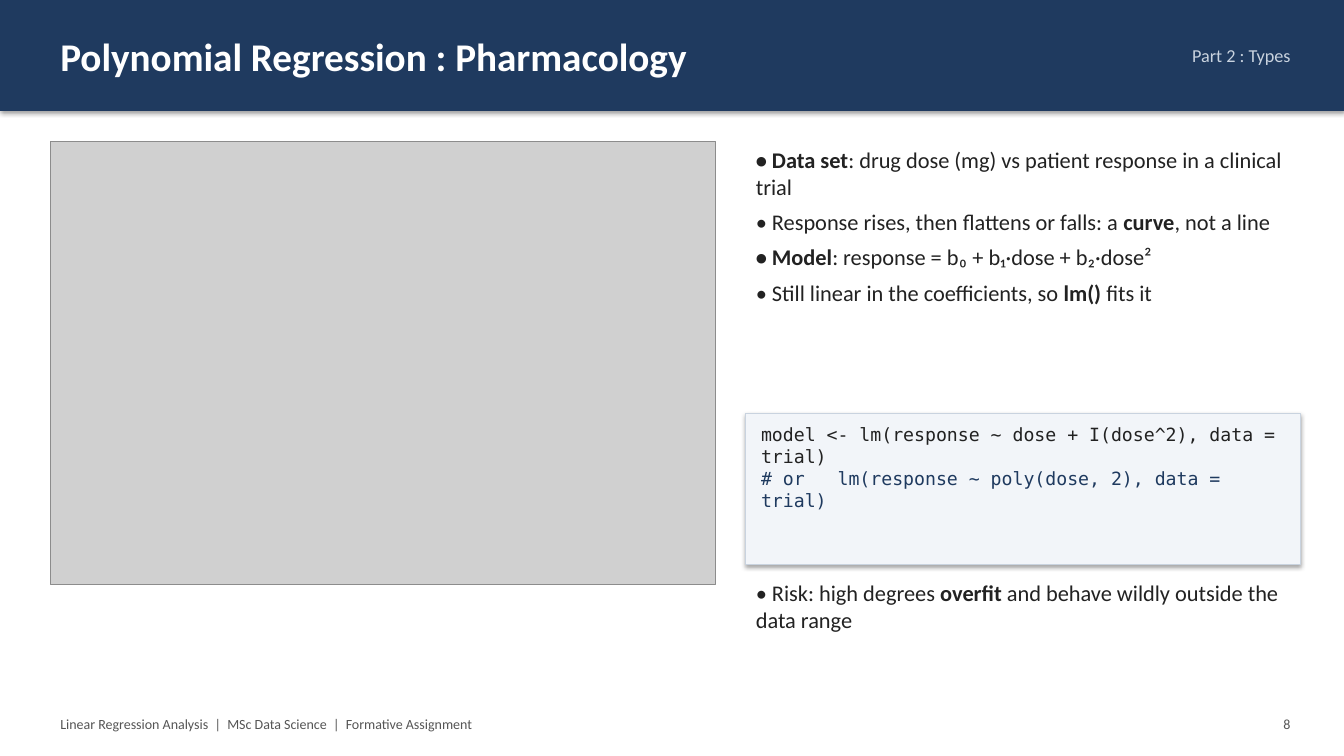
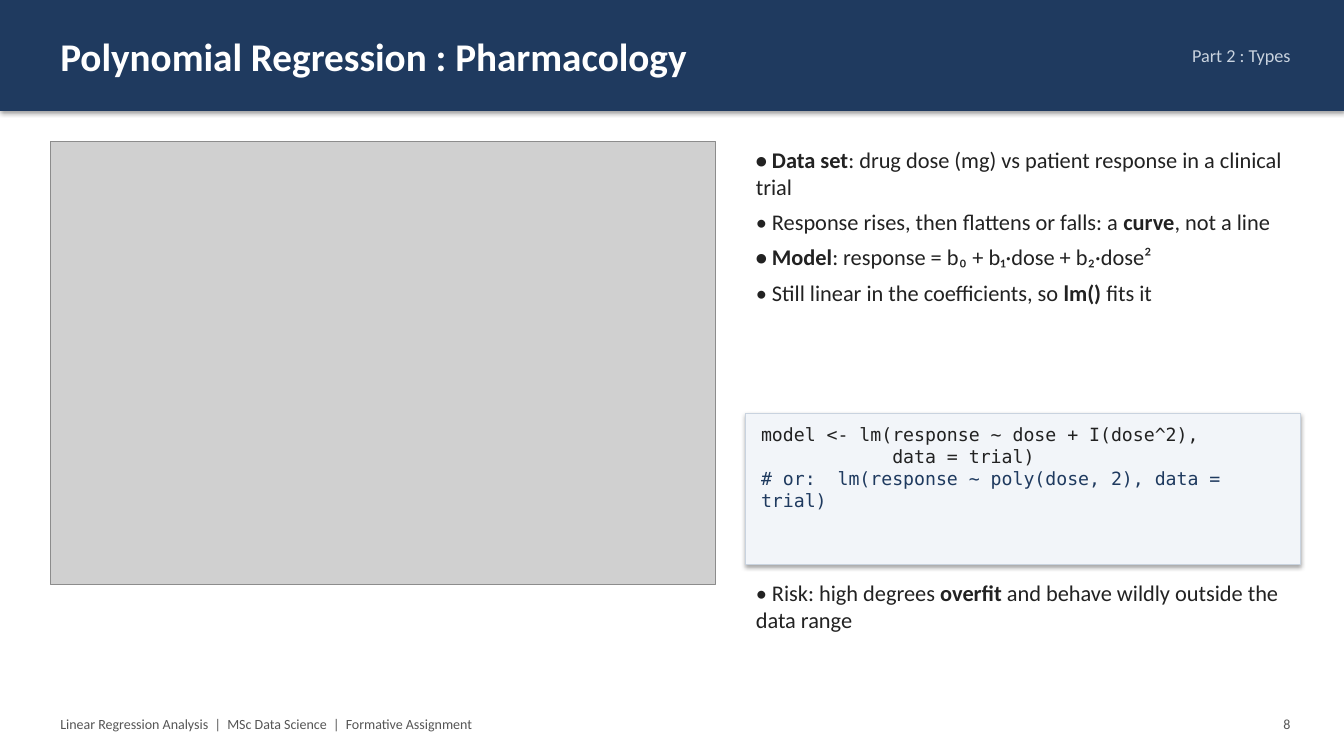
Before and after one commit to mlnjsh/DataMining_Airtics, a slide deck: slide 9 of Assessment_Solutions/presentation/Formative_Assessment_Presentation.pptx. Drawn at 1344x756 pixels with LibreOffice and Linux fonts; fonts in the diff are those of the drawing; grey boxes stand for pictures. Boxes give left, top, right and bottom in pixels: in the first picture for what was removed or moved away, otherwise in the second. Text is boxed around its words. In the diff, an @@ line names an element or a change of style, - is before the commit and + after.

```diff
--- a/Assessment_Solutions/presentation/Formative_Assessment_Presentation.pptx
+++ b/Assessment_Solutions/presentation/Formative_Assessment_Presentation.pptx
@@ text in rectangle at bbox=[761, 427, 1199, 510]: text changed @@
-model <- lm(response ~ dose + I(dose^2), data = trial)
-# or lm(response ~ poly(dose, 2), data = trial)
+model <- lm(response ~ dose + I(dose^2),
+data = trial)
+# or: lm(response ~ poly(dose, 2), data = trial)
```
Also in this commit, not shown: 1 other file.
